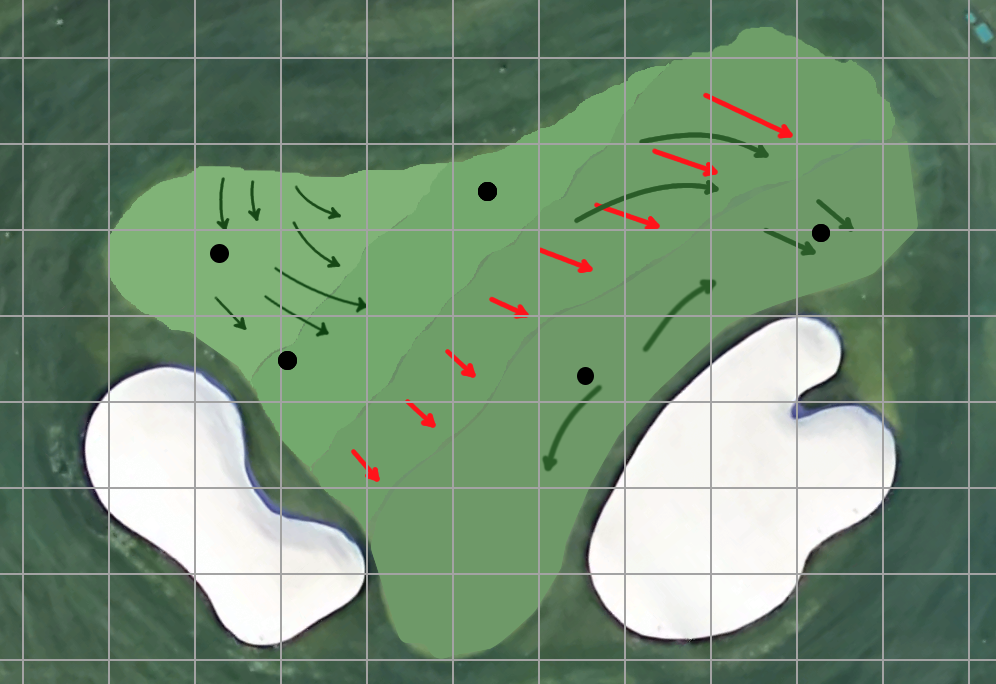
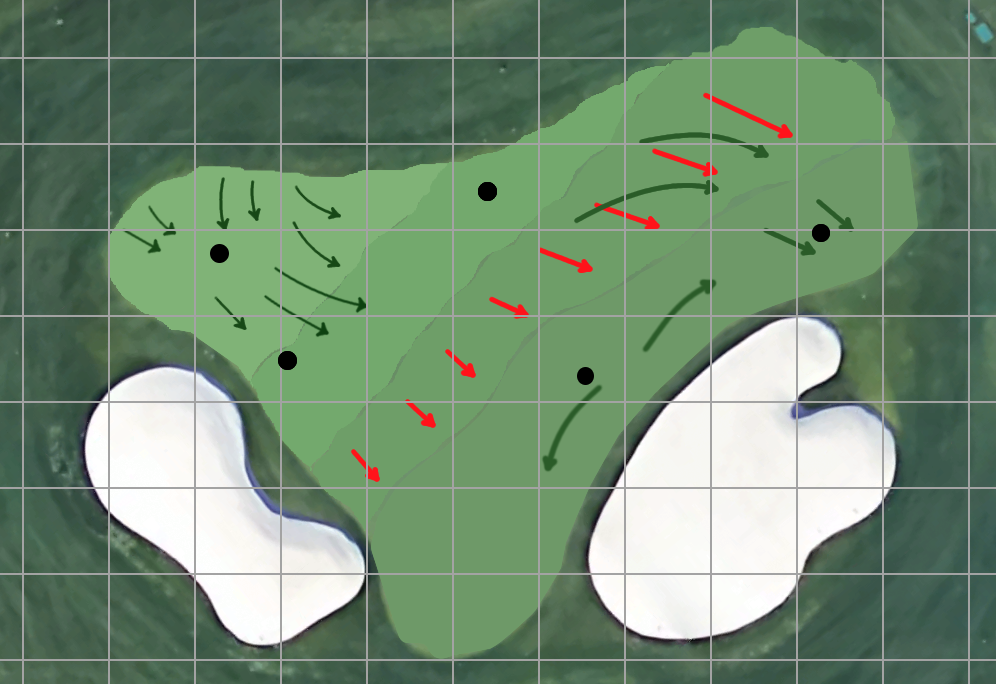
Before/after of a 996×684 layered artwork. What changed in the layer stack:
painted on "傾斜2" over (x1=122, y1=205, x2=177, y2=254)
